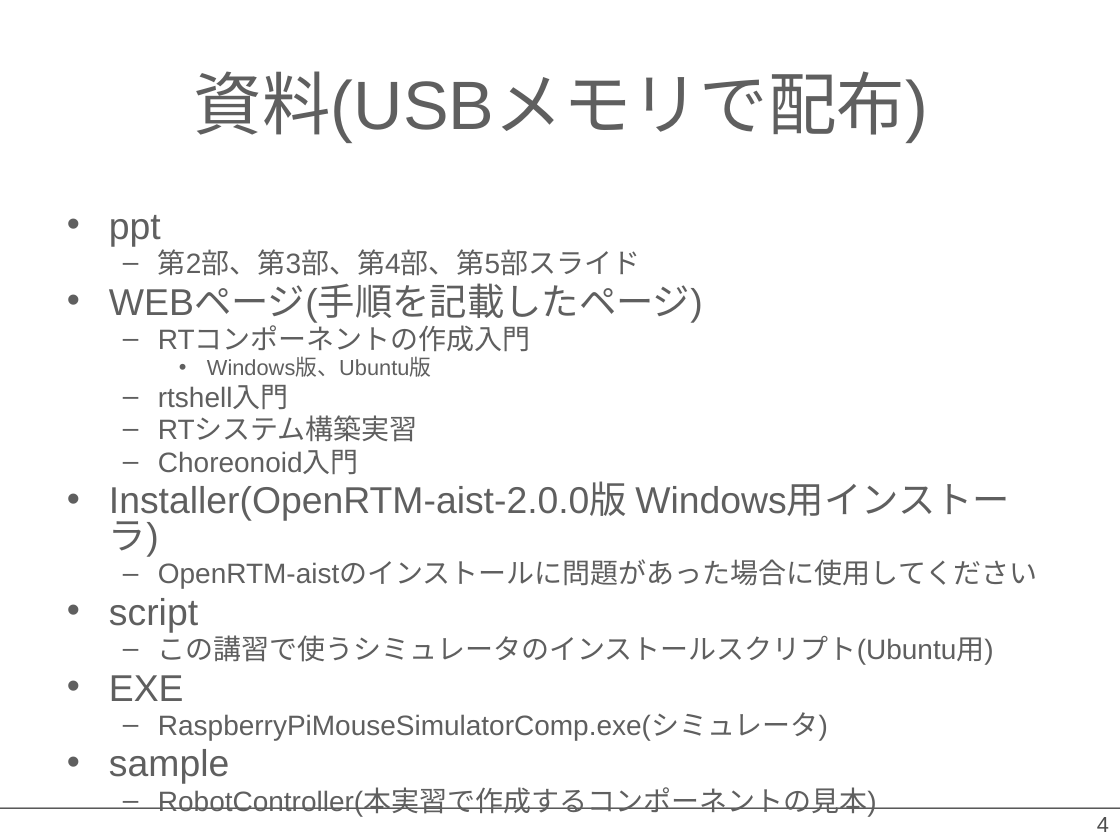
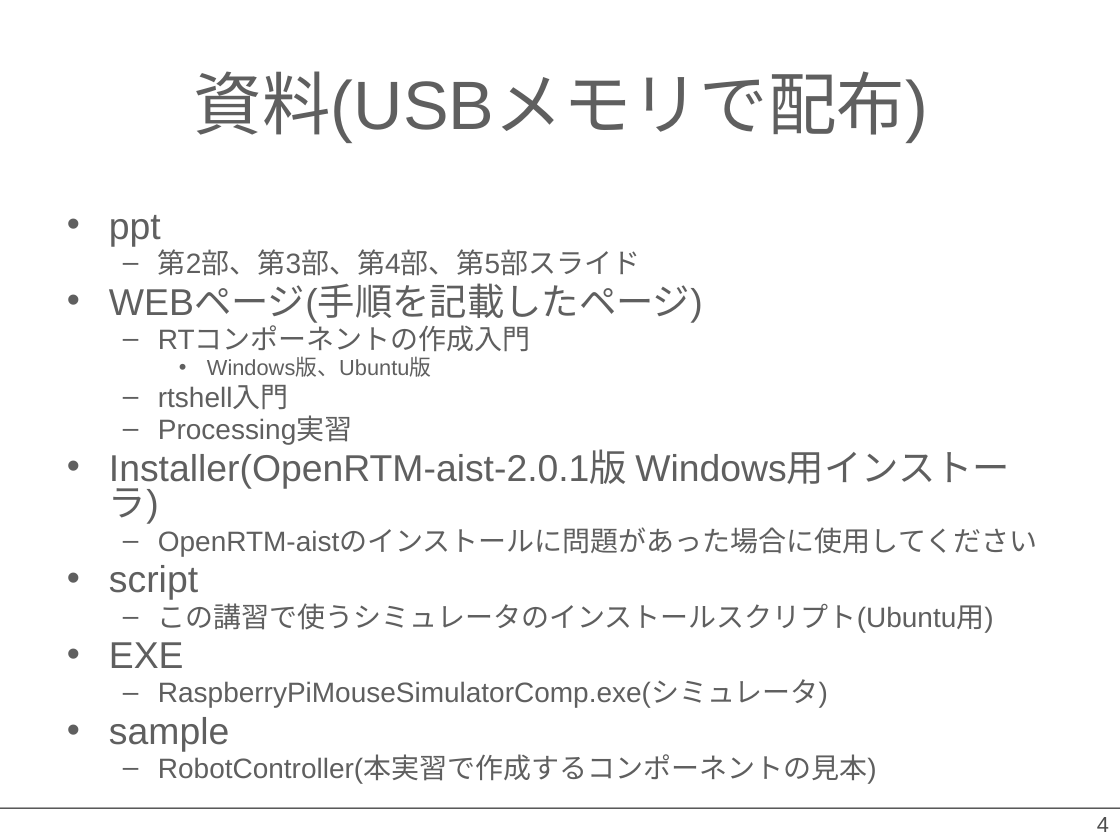
Before and after one commit to OpenRTM/RTM_Tutorial, a slide deck: slide 4 of ppt/インストールの確認.pptx. Drawn at 1120x840 pixels with LibreOffice and Linux fonts; fonts in the diff are those of the drawing; background and template pictures are left out. Boxes give left, top, right and bottom in pixels: in the first picture for what was removed or moved away, otherwise in the second. Text is boxed around its words. In the diff, an @@ line names an element or a change of style, - is before the commit and + after.

```diff
--- a/ppt/インストールの確認.pptx
+++ b/ppt/インストールの確認.pptx
@@ text at (109,417,627,488): text changed @@
-  – RTシステム構築実習
-  – Choreonoid入門
-• Installer(OpenRTM-aist-2.0.0版 Windows用インストーラ)
+  – Processing実習
+• Installer(OpenRTM-aist-2.0.1版 Windows用インストーラ)
```
Also in this commit, not shown: 3 other slides changed, 1 other file.
